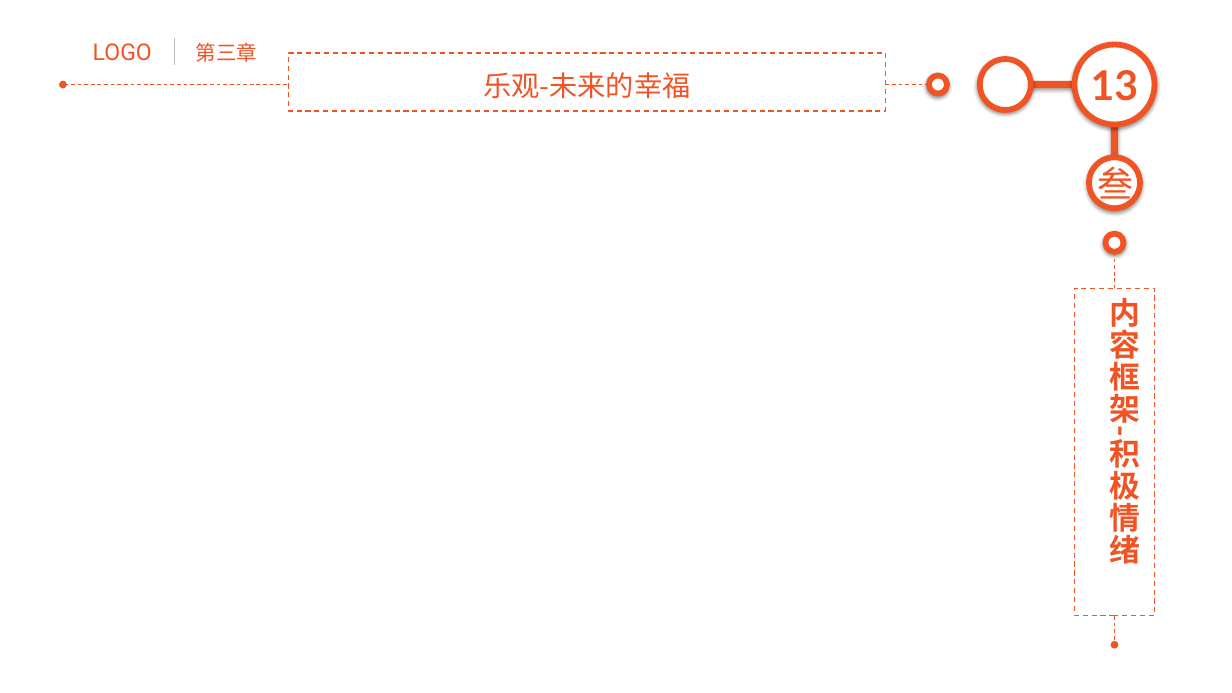
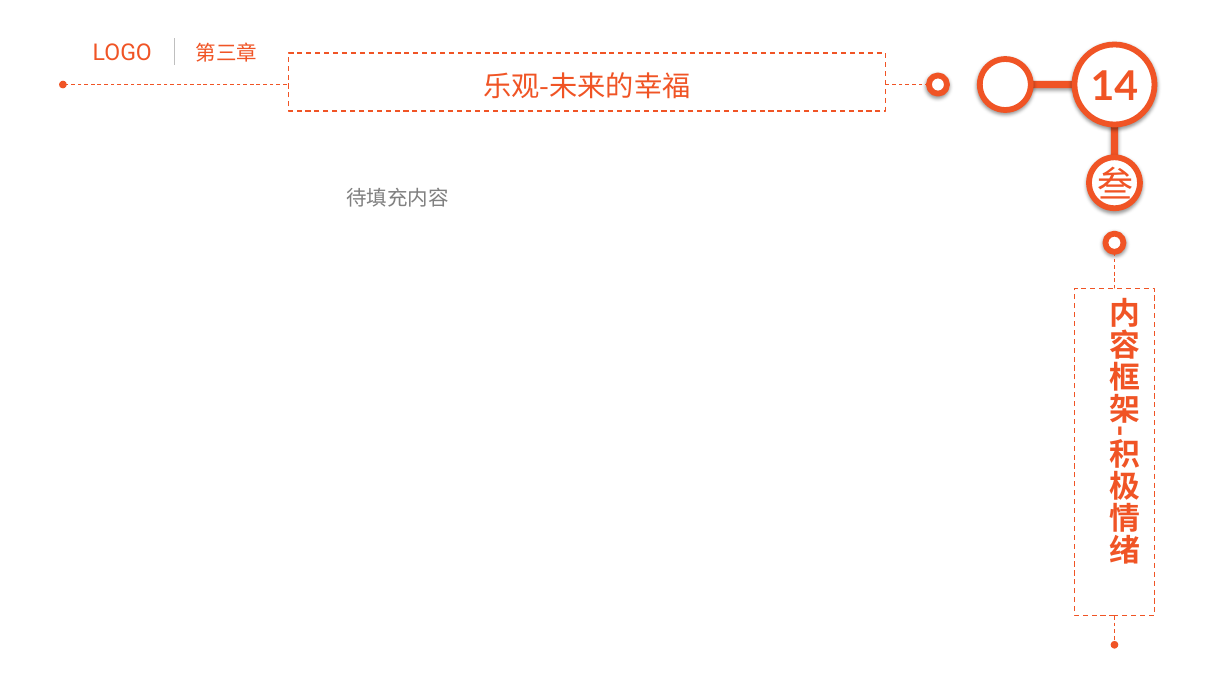
Before and after one commit to junstudys/positive-psychology, a slide deck: slide 14 of 积极心理学探索.pptx (slide 13 before the commit). Drawn at 1232x693 pixels with LibreOffice and Linux fonts; fonts in the diff are those of the drawing. Boxes give left, top, right and bottom in pixels: in the first picture for what was removed or moved away, otherwise in the second. Text is boxed around its words. In the diff, an @@ line names an element or a change of style, - is before the commit and + after.

```diff
--- a/积极心理学探索.pptx
+++ b/积极心理学探索.pptx
@@ page number at (x1=1091, y1=70, x2=1139, y2=100): text changed @@
-13
+14
@@ text added at (x1=346, y1=188, x2=448, y2=207), 16 pt, text #808080 @@
+待填充内容
```
Also in this commit, not shown: 8 other slides changed, 3 slides added, 5 slides removed, 8 other files.
